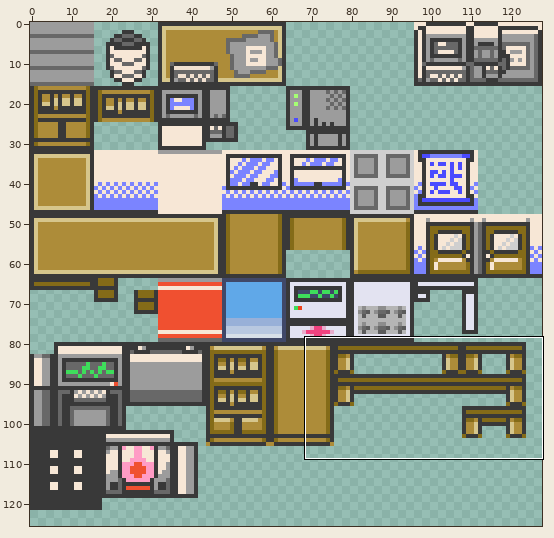
A sprite sheet gets an edit: P3D/Content/Textures/Lab.png. The first picture is a wide view before the edit; the outline marks the close-up.
Close-up. First the earlier version:
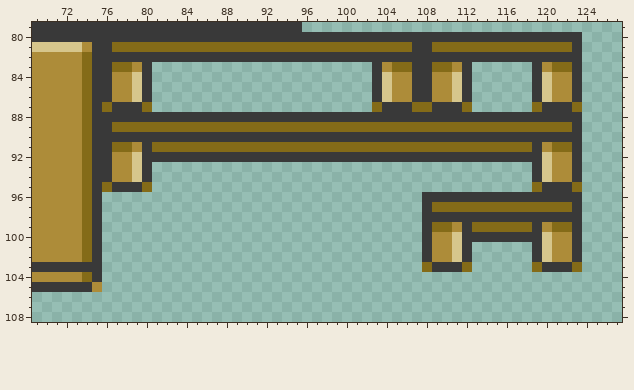
The file is 128x128 pixels. Colours within 5 levels of each other are drawn and written as one. Shown: x 69..127, y 79..108. The wide view leaves out empty margins.
After the commit:
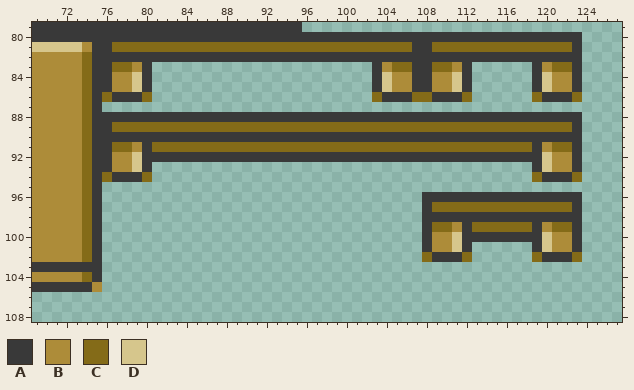
Palette (. is transparent): A #393939  B #ad8c39  C #846b18  D #d6c68c
Changes in this commit:
Changed rows in their new state; - is an unchanged pixel.
first column x 76:
 86 CAAAC----------------------CAAACCAAAC------CAAAC
 87 .....----------------------..........------.....
first column x 76:
 94 CAAAC--------------------------------------CAAAC
 95 .....--------------------------------------.....
first column x 108:
102 CAAAC------CAAAC
103 .....------.....
Boxes around the changes in both close-ups, in picture pixels (x1, y1, x2, y2):
changed: (102, 92, 152, 112)
changed: (372, 92, 472, 112)
changed: (532, 92, 582, 112)
changed: (102, 172, 152, 192)
changed: (532, 172, 582, 192)
changed: (422, 252, 472, 272)
changed: (532, 252, 582, 272)
